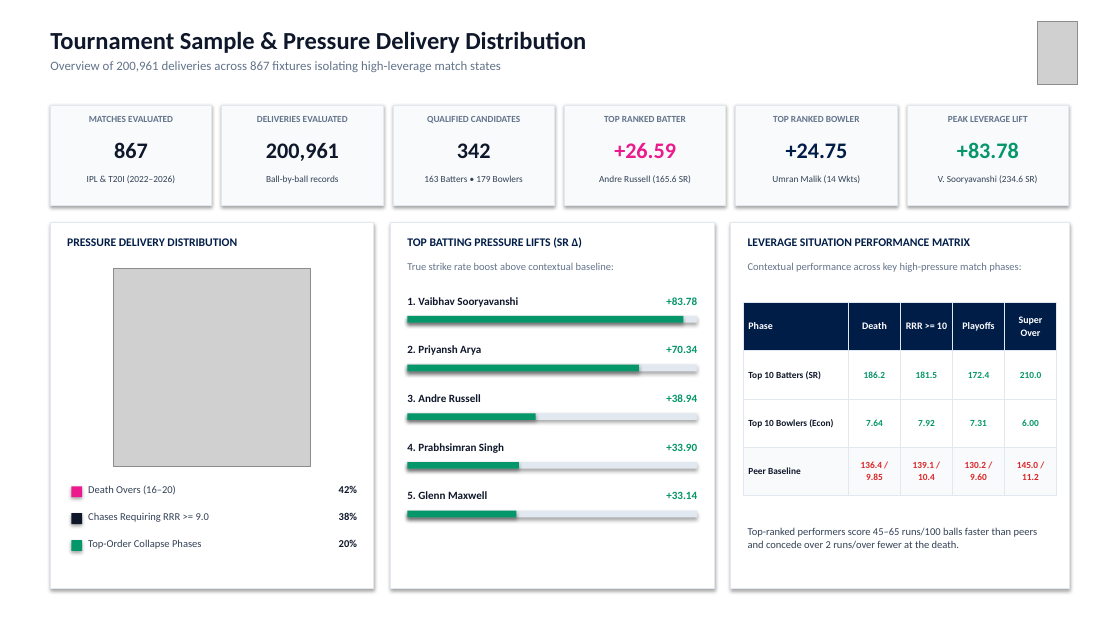
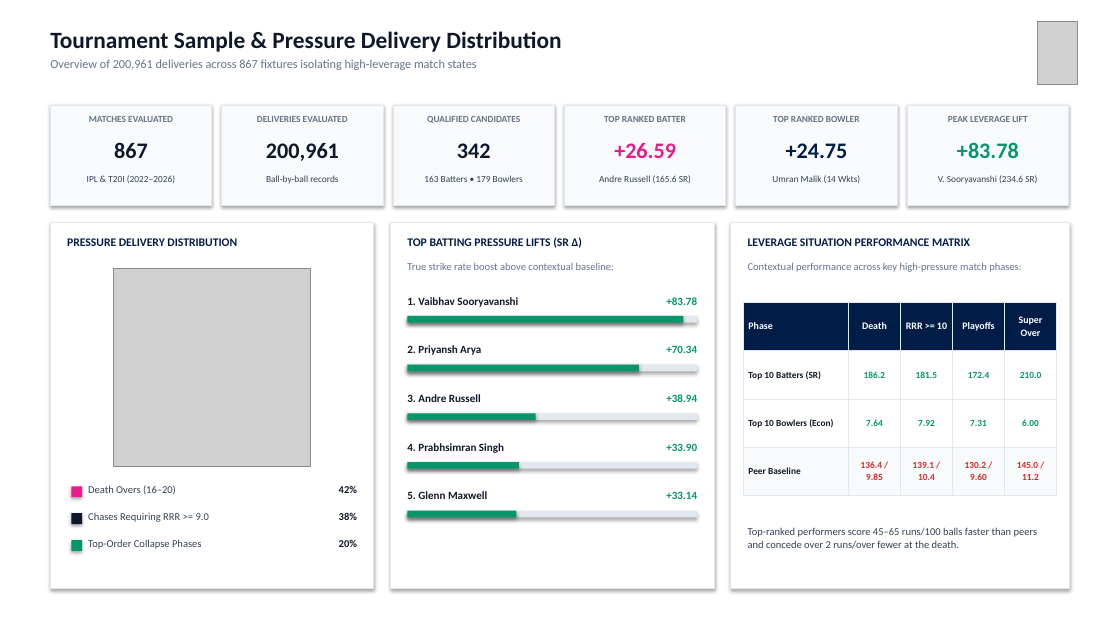
Before and after one commit to Ketanrawat2004/RR-Dashboard, a slide deck: slide 2 of RR_SupeRR_Selector_Season2_Ketan_Rawat.pptx. Drawn at 1120x630 pixels with LibreOffice and Linux fonts; fonts in the diff are those of the drawing; grey boxes stand for pictures. Boxes give left, top, right and bottom in pixels: in the first picture for what was removed or moved away, otherwise in the second. Text is boxed around its words. In the diff, an @@ line names an element or a change of style, - is before the commit and + after.

```diff
--- a/RR_SupeRR_Selector_Season2_Ketan_Rawat.pptx
+++ b/RR_SupeRR_Selector_Season2_Ketan_Rawat.pptx
@@ text "Tournament Sample & Pressure Delivery ..." at box(50, 31, 561, 70): size 21 to 20 pt in "Tournament Sample & Pressure Delivery Distribution"; size 11 to 10.5 pt in "Overview of 200,961 deliveries across 867 fixtures ..." @@
```
Also in this commit, not shown: 11 other slides changed, 1 slide added, 2 other files.
